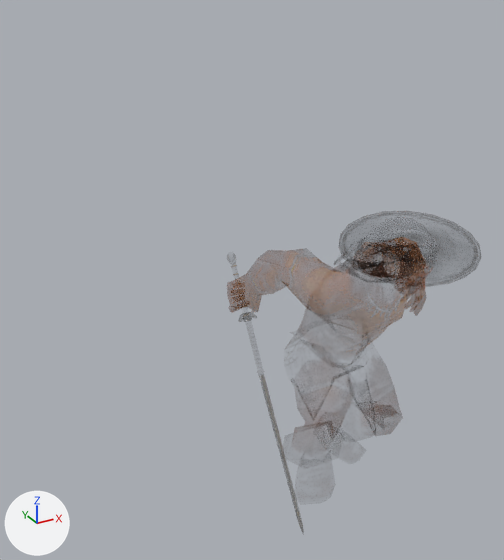
Before and after pictures for a commit that changed the FBX model assets/models/conan.fbx.
The view is the same before and after, from a 50 mm lens placed at (-167.0, -444.0, 228.0), pointed at (3.0, -133.0, 73.0). The lights are fixed; the arrows at lower left show +X, +Y and +Z. Both versions are drawn at frame 20 of the action 'Untitled'; the numbers are the values there.

In view in the first picture: 'barbarian', 'shield', 'sword'.
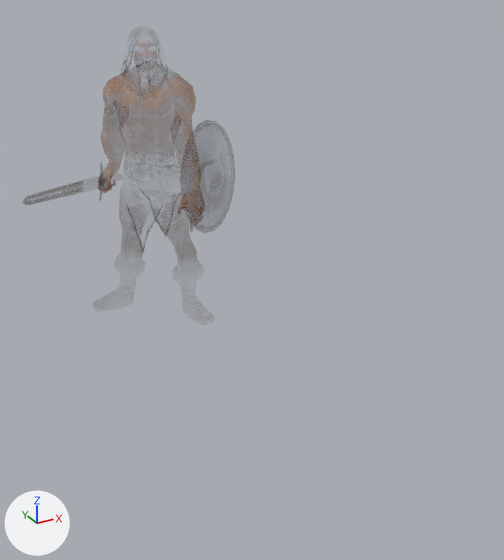
Where the change shows, as pixel boxes (x1, y1, x2, y2) in the pictures (504 x 560 px):
'barbarian', posed: before (235, 237, 432, 432); after (101, 35, 200, 250)
'sword', posed (30% wider, 85% shorter): before (228, 257, 304, 535); after (23, 163, 122, 205)
'shield', posed (61% narrower, 46% taller): before (339, 213, 478, 286); after (182, 123, 235, 230)
bone 'shieldBone', root to tip: before (413, 271) to (458, 152); after (192, 188) to (310, 246)
bone 'DEF-spine', root to tip: before (320, 343) to (327, 337); after (156, 175) to (154, 164)
bone 'DEF-thigh.L', root to tip: before (346, 338) to (368, 381); after (166, 168) to (174, 206)
bone 'DEF-thigh.L.001', root to tip: before (368, 381) to (390, 425); after (174, 206) to (181, 242)
bone 'DEF-shin.L', root to tip: before (390, 425) to (357, 422); after (181, 242) to (185, 271)
bone 'DEF-shin.L.001', root to tip: before (357, 422) to (327, 420); after (185, 271) to (189, 298)
bone 'DEF-foot.L', root to tip: before (327, 420) to (335, 442); after (189, 298) to (195, 313)
bone 'DEF-toe.L', root to tip: before (335, 442) to (351, 457); after (195, 313) to (203, 320)
bone 'DEF-thigh.R', root to tip: before (311, 348) to (318, 388); after (140, 166) to (136, 202)
bone 'DEF-thigh.R.001', root to tip: before (318, 388) to (325, 431); after (136, 202) to (133, 237)
bone 'DEF-shin.R', root to tip: before (325, 431) to (321, 443); after (133, 237) to (131, 265)
bone 'DEF-shin.R.001', root to tip: before (321, 443) to (317, 453); after (131, 265) to (129, 291)
bone 'DEF-foot.R', root to tip: before (317, 453) to (319, 478); after (129, 291) to (116, 303)
bone 'DEF-toe.R', root to tip: before (319, 478) to (324, 494); after (116, 303) to (100, 307)
bone 'DEF-spine.002', root to tip: before (345, 316) to (360, 294); after (150, 135) to (149, 108)
bone 'DEF-spine.003', root to tip: before (360, 294) to (378, 277); after (149, 108) to (149, 83)
bone 'DEF-upper_arm.R', root to tip: before (336, 299) to (309, 280); after (121, 86) to (115, 106)
bone 'DEF-upper_arm.R.001', root to tip: before (309, 280) to (283, 263); after (115, 106) to (110, 125)
bone 'DEF-forearm.R', root to tip: before (283, 263) to (270, 272); after (110, 125) to (114, 145)
bone 'DEF-forearm.R.001', root to tip: before (270, 272) to (258, 280); after (114, 145) to (118, 164)
bone 'DEF-hand.R', root to tip: before (258, 280) to (247, 285); after (118, 164) to (113, 172)
bone 'DEF-upper_arm.L', root to tip: before (406, 263) to (386, 258); after (179, 90) to (183, 117)
bone 'DEF-upper_arm.L.001', root to tip: before (386, 258) to (369, 254); after (183, 117) to (186, 144)
bone 'DEF-forearm.L', root to tip: before (369, 254) to (391, 263); after (186, 144) to (189, 166)
bone 'DEF-forearm.L.001', root to tip: before (391, 263) to (413, 271); after (189, 166) to (192, 188)
bone 'DEF-hand.L', root to tip: before (413, 271) to (412, 278); after (192, 188) to (194, 196)
bone 'DEF-palm.04.L', root to tip: before (411, 272) to (411, 281); after (197, 191) to (202, 205)
bone 'DEF-spine.004', root to tip: before (382, 273) to (393, 269); after (149, 77) to (147, 67)
bone 'DEF-spine.005', root to tip: before (393, 269) to (401, 263); after (147, 67) to (146, 57)
bone 'DEF-spine.006', root to tip: before (401, 263) to (418, 239); after (146, 57) to (144, 30)

What the commit changed:
Bone 'shieldBone' (bone_shieldbone) moves from (-79.0, -38.8, 195.0) to (-1.2, -53.7, 28.9).
Bone 'shieldBone' (bone_shieldbone) turns from (-33, -28, 8) to (15, 6, -42) degrees about its own x, y and z.
Bone 'shieldBone' (bone_shieldbone) is rescaled from (0.98, 0.98, 0.98) to (1.09, 1.09, 1.09).
Bone 'DEF-spine' (bone_def_spine) moves from (3.5, 15.3, 206.9) to (1.5, -1.2, 3.2).
Bone 'DEF-spine' (bone_def_spine) turns from (28, 0, 0) to (-7, -47, 16) degrees about its own x, y and z.
Bone 'DEF-thigh.L' (bone_def_thigh_l) turns from (-26, 36, 51) to (-2, 0, 0) degrees about its own x, y and z.
Bone 'DEF-thigh.L' (bone_def_thigh_l) is rescaled from (1.09, 0.84, 1.09) to (1.0, 1.0, 1.0).
Bone 'DEF-thigh.L.001' (bone_def_thigh_l_001) turns from (0, -26, 0) to (0, 0, 0) degrees about its own x, y and z.
Bone 'DEF-shin.L' (bone_def_shin_l) turns from (52, 43, -70) to (1, 0, 0) degrees about its own x, y and z.
Bone 'DEF-shin.L' (bone_def_shin_l) is rescaled from (1.06, 0.84, 1.17) to (1.0, 1.0, 1.0).
Bone 'DEF-shin.L.001' (bone_def_shin_l_001) turns from (0, 18, 0) to (0, 11, 0) degrees about its own x, y and z.
Bone 'DEF-foot.L' (bone_def_foot_l) turns from (-26, -17, -53) to (14, -27, -57) degrees about its own x, y and z.
Bone 'DEF-foot.L' (bone_def_foot_l) is rescaled from (0.91, 1.02, 1.07) to (1.0, 1.0, 1.0).
Bone 'DEF-toe.L' (bone_def_toe_l) turns from (10, 0, 0) to (0, 0, 0) degrees about its own x, y and z.
Bone 'DEF-toe.L' (bone_def_toe_l) is rescaled from (1.04, 0.98, 0.99) to (1.0, 1.0, 1.0).
Bone 'DEF-thigh.R' (bone_def_thigh_r) turns from (-44, -44, -51) to (-6, 0, -1) degrees about its own x, y and z.
Bone 'DEF-thigh.R' (bone_def_thigh_r) is rescaled from (1.16, 0.74, 1.16) to (0.99, 1.01, 0.99).
Bone 'DEF-thigh.R.001' (bone_def_thigh_r_001) turns from (0, 24, 0) to (0, 0, 0) degrees about its own x, y and z.
Bone 'DEF-shin.R' (bone_def_shin_r) turns from (62, -26, 60) to (-4, 0, 0) degrees about its own x, y and z.
Bone 'DEF-shin.R' (bone_def_shin_r) is rescaled from (1.09, 0.82, 1.23) to (1.0, 1.0, 1.0).
Bone 'DEF-shin.R.001' (bone_def_shin_r_001) turns from (0, -23, 0) to (0, -16, 0) degrees about its own x, y and z.
Bone 'DEF-foot.R' (bone_def_foot_r) turns from (-18, 14, 47) to (17, 29, 47) degrees about its own x, y and z.
Bone 'DEF-foot.R' (bone_def_foot_r) is rescaled from (0.95, 1.02, 1.03) to (1.01, 1.0, 0.99).
Bone 'DEF-toe.R' (bone_def_toe_r) turns from (6, 0, 0) to (0, 0, 0) degrees about its own x, y and z.
Bone 'DEF-toe.R' (bone_def_toe_r) is rescaled from (1.02, 0.98, 1.0) to (1.0, 1.0, 1.0).
Bone 'DEF-spine.002' (bone_def_spine_002) turns from (8, 2, 0) to (-1, 2, -1) degrees about its own x, y and z.
Bone 'DEF-spine.003' (bone_def_spine_003) turns from (8, 6, 1) to (-1, 6, -1) degrees about its own x, y and z.
Bone 'DEF-upper_arm.R' (bone_def_upper_arm_r) moves from (0.7, 0.4, 2.2) to (0.0, 0.0, 0.0).
Bone 'DEF-upper_arm.R' (bone_def_upper_arm_r) turns from (-27, 20, 45) to (9, 0, 26) degrees about its own x, y and z.
Bone 'DEF-upper_arm.R' (bone_def_upper_arm_r) is rescaled from (0.97, 1.05, 0.97) to (1.01, 0.97, 1.01).
Bone 'DEF-upper_arm.R.001' (bone_def_upper_arm_r_001) turns from (0, -15, 0) to (0, -6, 0) degrees about its own x, y and z.
Bone 'DEF-forearm.R' (bone_def_forearm_r) turns from (27, -6, -18) to (-4, -3, 24) degrees about its own x, y and z.
Bone 'DEF-forearm.R' (bone_def_forearm_r) is rescaled from (1.19, 0.73, 1.16) to (0.97, 1.07, 0.97).
Bone 'DEF-forearm.R.001' (bone_def_forearm_r_001) turns from (0, -5, 0) to (0, 1, 0) degrees about its own x, y and z.
Bone 'DEF-hand.R' (bone_def_hand_r) turns from (-11, -5, -11) to (-6, -3, -51) degrees about its own x, y and z.
Bone 'DEF-hand.R' (bone_def_hand_r) is rescaled from (0.85, 1.36, 0.87) to (0.99, 0.99, 1.02).
Bone 'DEF-upper_arm.L' (bone_def_upper_arm_l) turns from (-4, -1, -39) to (36, 8, -25) degrees about its own x, y and z.
Bone 'DEF-upper_arm.L' (bone_def_upper_arm_l) is rescaled from (1.01, 0.98, 1.01) to (0.97, 1.07, 0.97).
Bone 'DEF-upper_arm.L.001' (bone_def_upper_arm_l_001) turns from (0, -27, 0) to (0, -33, 0) degrees about its own x, y and z.
Bone 'DEF-forearm.L' (bone_def_forearm_l) turns from (64, -33, 15) to (-27, -30, 14) degrees about its own x, y and z.
Bone 'DEF-forearm.L' (bone_def_forearm_l) is rescaled from (1.01, 0.95, 1.04) to (0.99, 1.01, 0.99).
Bone 'DEF-forearm.L.001' (bone_def_forearm_l_001) turns from (0, 28, 0) to (0, 54, 0) degrees about its own x, y and z.
Bone 'DEF-hand.L' (bone_def_hand_l) turns from (-25, 16, -48) to (-29, 52, -15) degrees about its own x, y and z.
Bone 'DEF-hand.L' (bone_def_hand_l) is rescaled from (1.01, 1.01, 0.98) to (1.04, 0.93, 1.04).
Bone 'DEF-palm.04.L' (bone_def_palm_04_l) moves from (0.1, 1.1, 0.4) to (0.0, 0.0, 0.0).
Bone 'DEF-spine.004' (bone_def_spine_004) turns from (-8, -4, 2) to (1, -4, 2) degrees about its own x, y and z.
Bone 'DEF-spine.005' (bone_def_spine_005) turns from (0, 4, 0) to (0, 16, 0) degrees about its own x, y and z.
Bone 'DEF-spine.006' (bone_def_spine_006) turns from (0, 0, 5) to (1, 13, -2) degrees about its own x, y and z.
